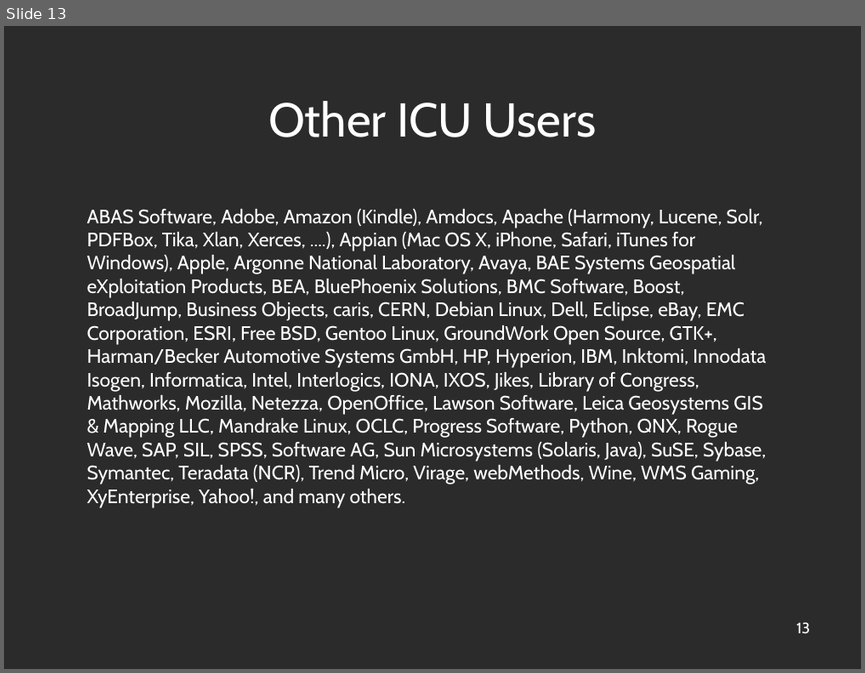
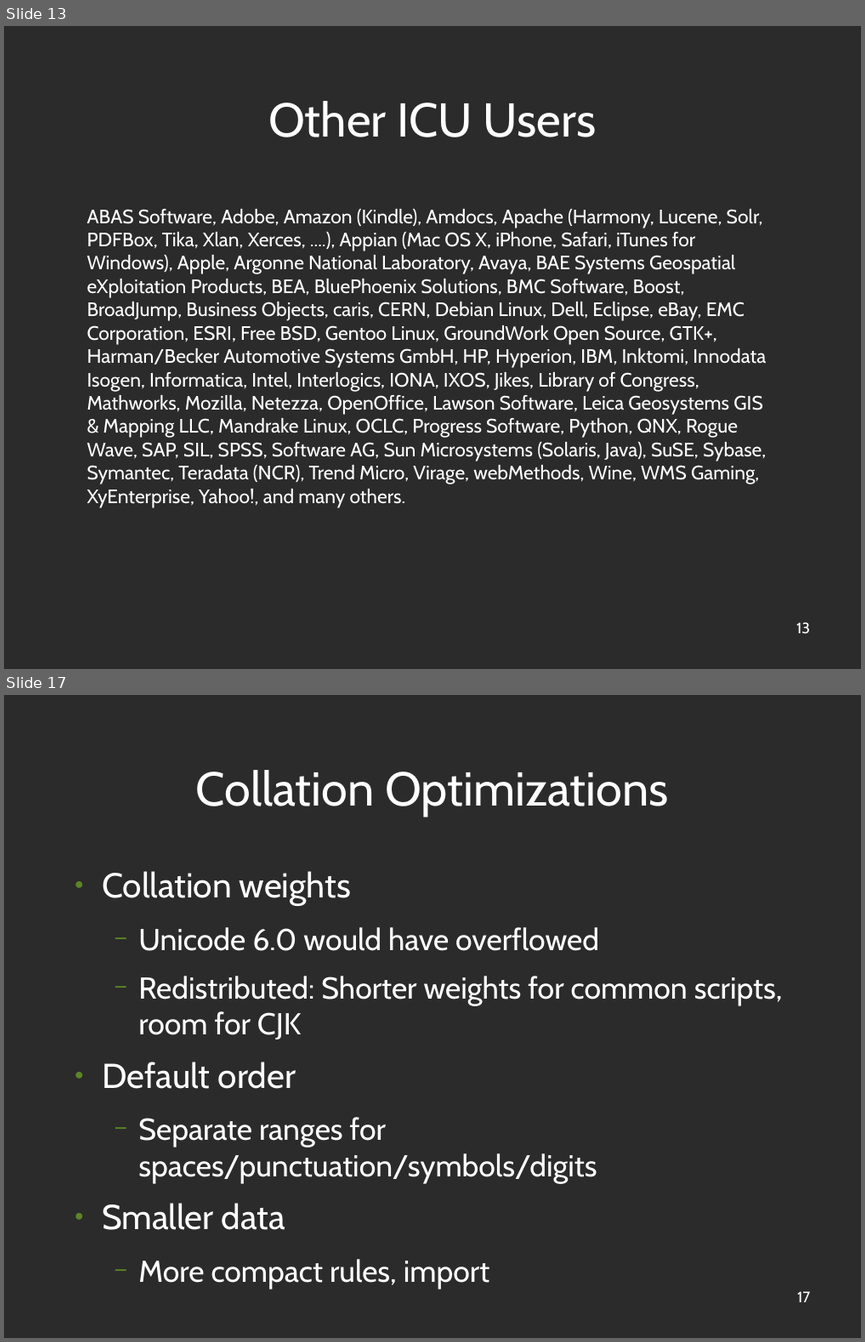
Before and after one commit to unicode-org/icu-docs, a slide deck: docs/pres/icu_overview.odp. Shown one above the other, each under a label of ours: slide 13 before the commit, slides 13 and 17 after it; the slides between them are not shown. The pictures are 865x673 and 865x1342 pixels, drawn with LibreOffice and Linux fonts; fonts in the diff are those of the drawing; background and template pictures are left out; a plain dark background stands for a picture behind light text. Boxes give left, top, right and bottom in pixels: in the first picture for what was removed or moved away, otherwise in the second. Text is boxed around its words. In the diff, an @@ line names an element or a change of style, - is before the commit and + after.

```diff
--- a/docs/pres/icu_overview.odp
+++ b/docs/pres/icu_overview.odp
@@ slide 17 added at (x1=4, y1=695, x2=861, y2=1338), background picture (left out); not listed: 1 template element that a slide beside it also shows @@
@@ title added at (x1=196, y1=770, x2=668, y2=817), 44 pt, text #FFFFFF @@
+Collation Optimizations
@@ text added at (x1=102, y1=871, x2=783, y2=1288), 28 pt, text #FFFFFF @@
+● Collation weights
+  − Unicode 6.0 would have overflowed
+  − Redistributed: Shorter weights for common scripts, room for CJK
+● Default order
+  − Separate ranges for spaces/punctuation/symbols/digits
+● Smaller data
+  − More compact rules, import
```
Also in this commit, not shown: 7 slides changed, 11 other slides added, 13 slides removed.
